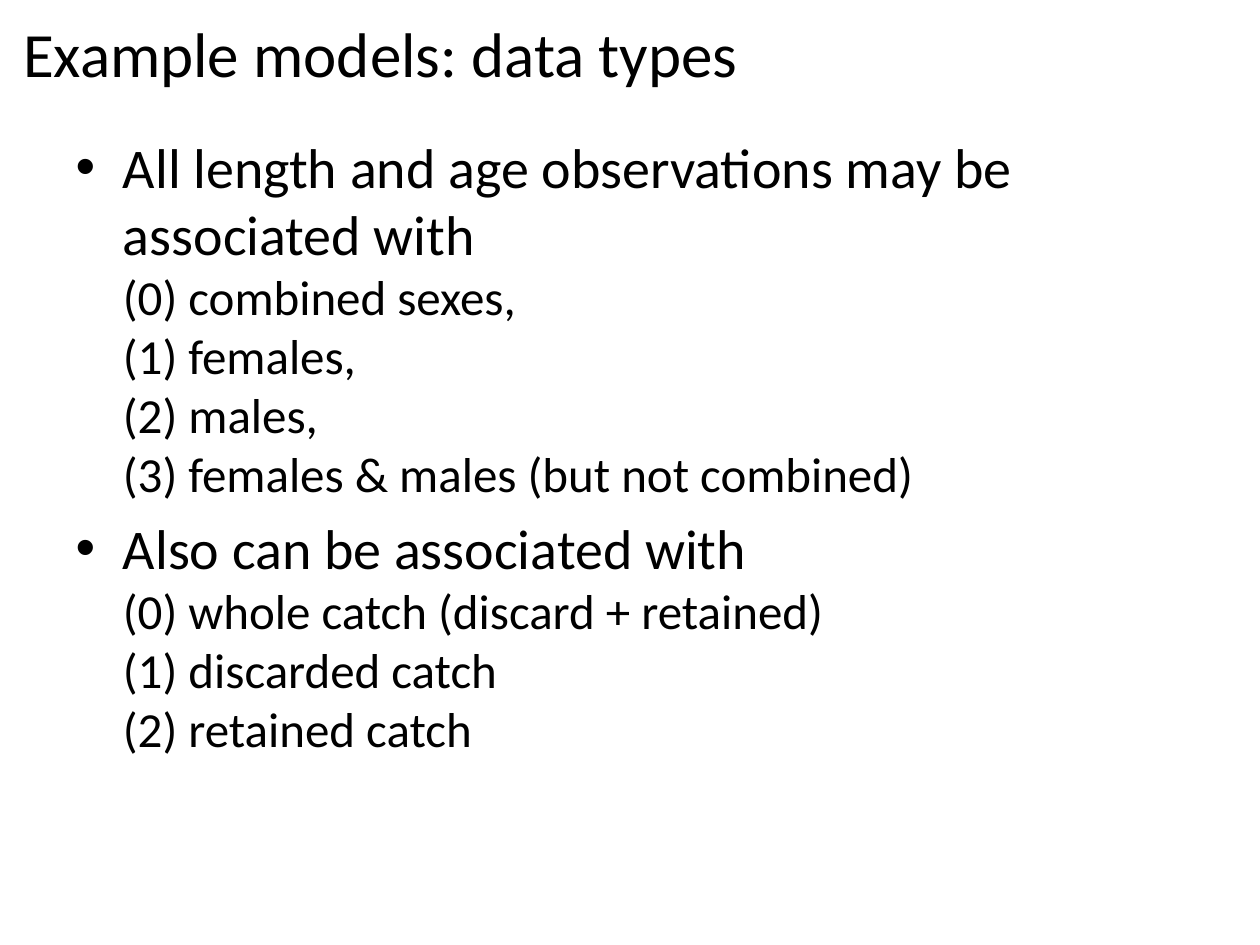
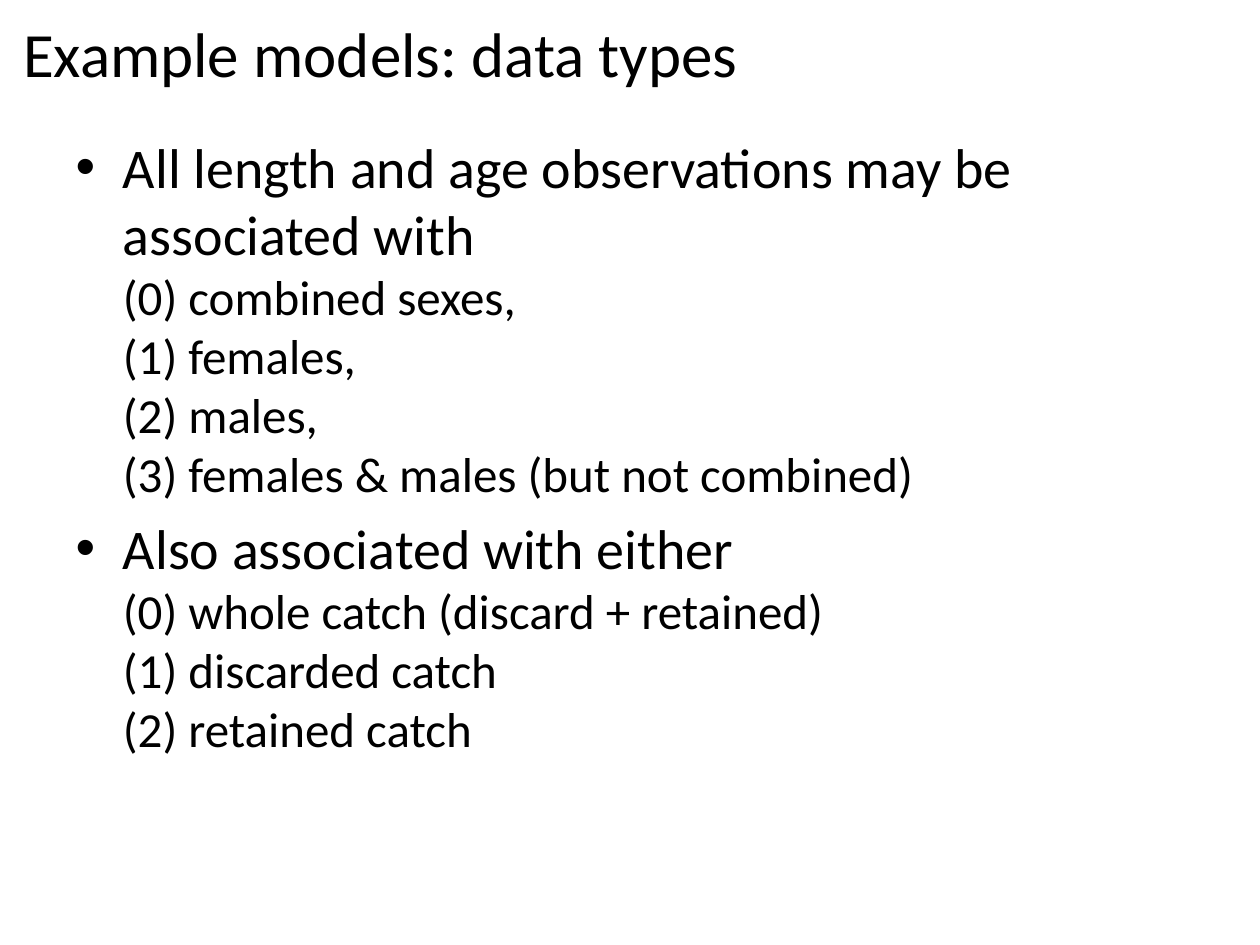
Before and after one commit to iantaylor-NOAA/SSgrowth, a slide deck: slide 18 of Modeling growth in SS.pptx. Drawn at 1260x945 pixels with LibreOffice and Linux fonts; fonts in the diff are those of the drawing. Boxes give left, top, right and bottom in pixels: in the first picture for what was removed or moved away, otherwise in the second. Text is boxed around its words. In the diff, an @@ line names an element or a change of style, - is before the commit and + after.

```diff
--- a/Modeling growth in SS.pptx
+++ b/Modeling growth in SS.pptx
@@ text at bbox=[123, 530, 823, 754]: text changed @@
-  • Also can be associated with
-    (0) whole catch (discard + retained)
-    (1) discarded catch
-    (2) retained catch
+  • Also associated with either
+    (0) whole catch (discard + retained)
+    (1) discarded catch
+    (2) retained catch
```
Also in this commit, not shown: 10 other slides changed, 9 slides added, 20 other files.
